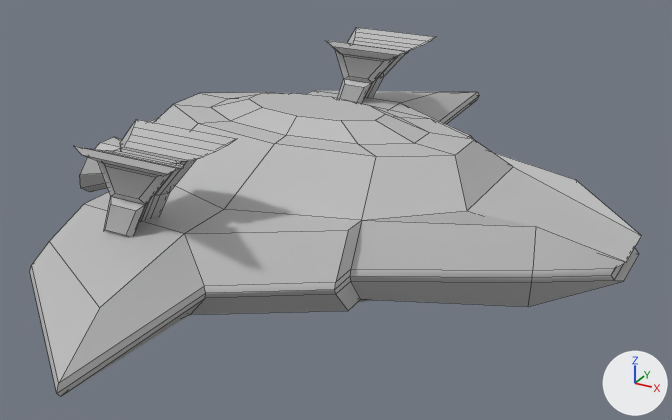
The FBX model Content/Geometry/Main Character/MainChar.fbx, before and after one commit.
Both versions are drawn from a 50 mm camera at (1.22, -2.11, 1.2) aimed at (0.08, -0.04, 0.16). The lights are fixed; the arrows at lower right show +X, +Y and +Z. Mesh edges are drawn as thin lines. Where no turn or scale is listed for an object, it has been applied to the vertices.
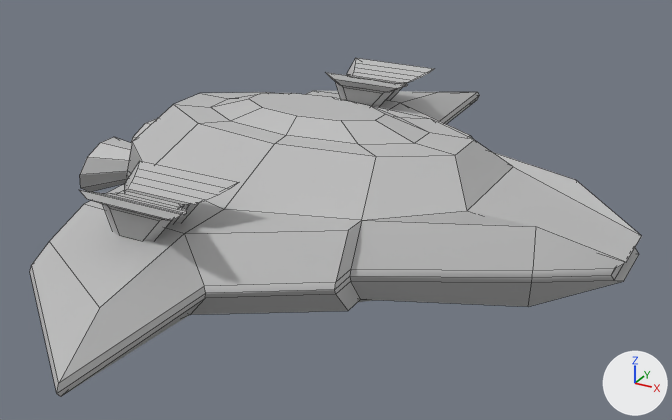
Changed parts and their boxes (x1, y1, x2, y2) in the pictures (672 x 420 px; the box of a moved part takes in the faces that stretch with it):
```json
{"object": "pSphere2", "change": "reshaped", "before": [30, 27, 641, 397], "after": [30, 58, 641, 397], "on screen": "8% shorter"}
{"part": 1, "of": "me_mesh", "change": "moved or reshaped", "before": [74, 119, 237, 237], "after": [80, 161, 239, 241]}
{"part": 2, "of": "me_mesh", "change": "moved or reshaped", "before": [325, 27, 435, 103], "after": [325, 58, 434, 106]}
```

The change, as JSON lines over the scene's bpy script:
```json
{"block": "me_mesh", "where": "me_mesh.from_pydata(...)  # 441 vertices, 406 faces; spans x -0.74..0.88, y -1.09..1.09, z 0.0..0.51"}
{"block": "me_mesh", "where": "# used by ob_psphere2; location = (0.0, 0.0, 0.0)"}
{"block": "me_mesh", "change": "me_mesh part 1: the loose piece of 96 vertices spanning x -0.21..0.08, y -0.7..-0.48, z 0.27..0.51 is moved by (0.0, 0.0, -0.1)"}
{"block": "me_mesh", "change": "me_mesh part 2: the loose piece of 96 vertices spanning x -0.21..0.08, y 0.42..0.64, z 0.27..0.51 is moved by (0.0, 0.0, -0.1)"}
```
